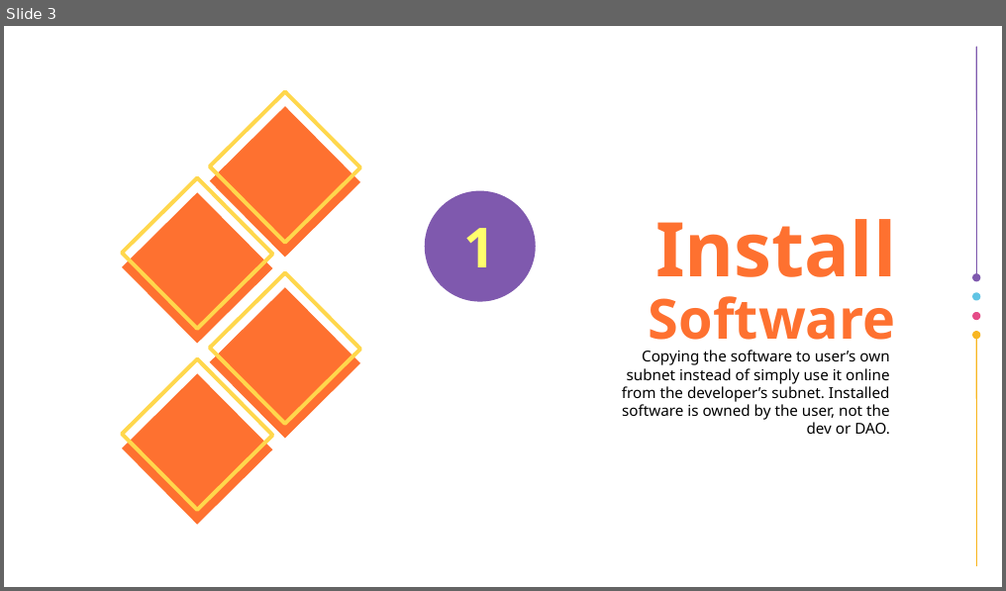
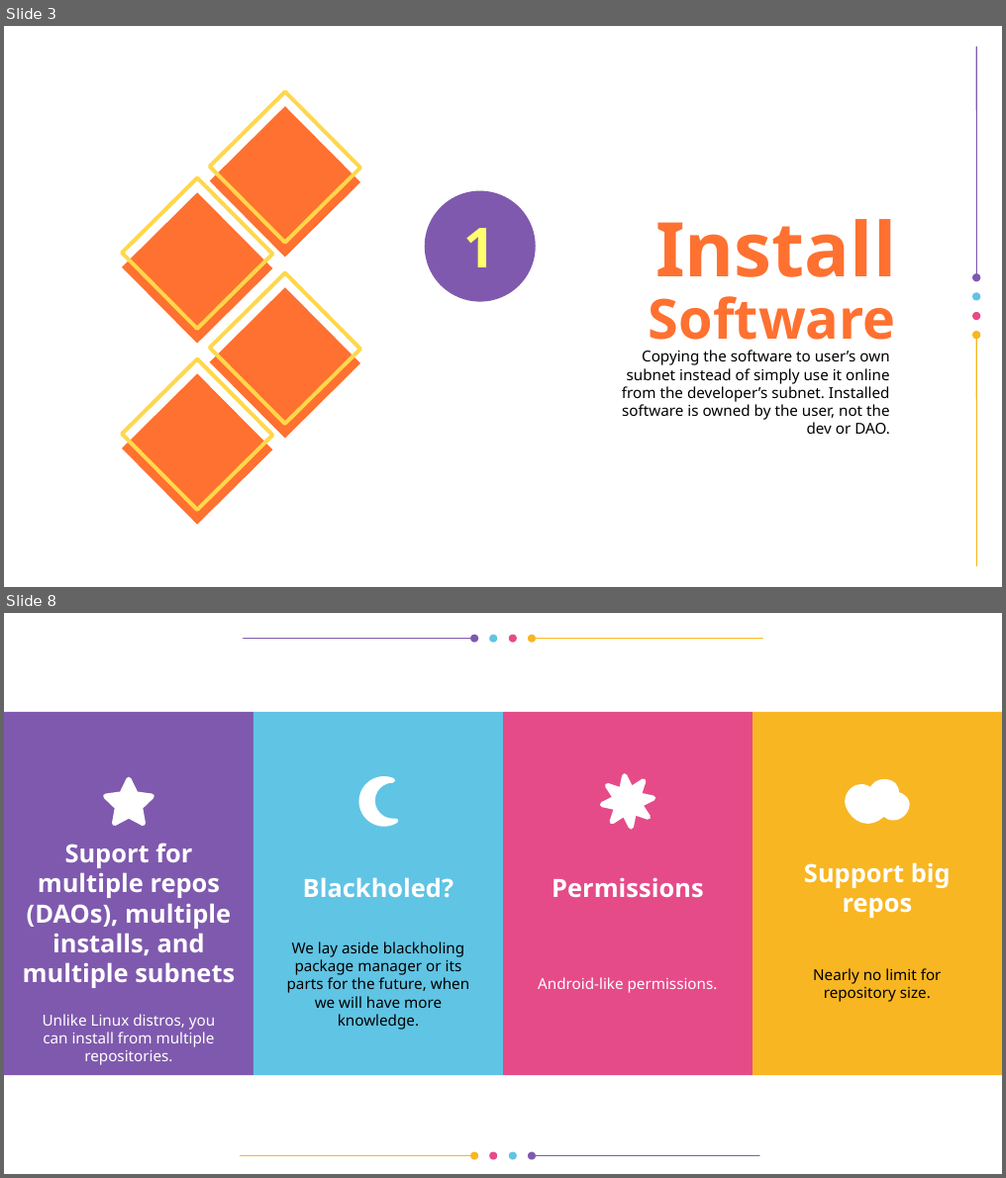
Before and after one commit to vporton/icp-package-manager, a slide deck: docs/presentation.odp. Shown one above the other, each under a label of ours: slide 3 before the commit, slides 3 and 8 after it; the slides between them are not shown. The pictures are 1006x591 and 1006x1178 pixels, drawn with LibreOffice and Linux fonts; fonts in the diff are those of the drawing; background and template pictures are left out. Boxes give left, top, right and bottom in pixels: in the first picture for what was removed or moved away, otherwise in the second. Text is boxed around its words. In the diff, an @@ line names an element or a change of style, - is before the commit and + after.

```diff
--- a/docs/presentation.odp
+++ b/docs/presentation.odp
@@ slide 8 added at (x1=4, y1=613, x2=1002, y2=1174), background #FFFFFF @@
@@ group added at (x1=243, y1=635, x2=763, y2=643): 6 freeform shapes @@
@@ freeform shape added at (x1=4, y1=712, x2=253, y2=1075), fill #7F59AE @@
@@ freeform shape added at (x1=253, y1=712, x2=504, y2=1075), fill #60C4E4 @@
@@ freeform shape added at (x1=503, y1=712, x2=752, y2=1075), fill #E54B89 @@
@@ freeform shape added at (x1=752, y1=712, x2=1002, y2=1075), fill #F8B622 @@
@@ freeform shape added at (x1=105, y1=779, x2=152, y2=823), fill #FFFFFF @@
@@ freeform shape added at (x1=105, y1=779, x2=152, y2=823), outline #FFFFFF 4.14 pt @@
@@ freeform shape added at (x1=360, y1=778, x2=396, y2=824), fill #FFFFFF @@
@@ freeform shape added at (x1=361, y1=778, x2=397, y2=824), outline #FFFFFF 3.66 pt @@
@@ freeform shape added at (x1=603, y1=776, x2=653, y2=827), fill #FFFFFF @@
@@ freeform shape added at (x1=603, y1=776, x2=653, y2=827), outline #FFFFFF 4.14 pt @@
@@ freeform shape added at (x1=848, y1=781, x2=908, y2=820), fill #FFFFFF @@
@@ freeform shape added at (x1=848, y1=781, x2=908, y2=820), outline #FFFFFF 4.14 pt @@
@@ title added at (x1=23, y1=843, x2=235, y2=988), 20 pt, text #FFFFFF, bold @@
+Suport for multiple repos (DAOs), multiple installs, and multiple subnets
@@ title added at (x1=303, y1=877, x2=453, y2=898), 20 pt, text #FFFFFF, bold @@
+Blackholed?
@@ title added at (x1=551, y1=877, x2=703, y2=898), 20 pt, text #FFFFFF, bold @@
+Permissions
@@ title added at (x1=804, y1=862, x2=950, y2=918), 20 pt, text #FFFFFF, bold @@
+Support big repos
@@ title added at (x1=287, y1=942, x2=469, y2=1030), 12 pt, text #000000 @@
+We lay aside blackholing package manager or its parts for the future, when we will have more knowledge.
@@ title added at (x1=813, y1=968, x2=942, y2=1002), 12 pt, text #000000 @@
+Nearly no limit for repository size.
@@ title added at (x1=538, y1=977, x2=718, y2=993), 12 pt, text #FFFFFF @@
+Android-like permissions.
@@ title added at (x1=43, y1=1014, x2=215, y2=1065), 12 pt, text #FFFFFF @@
+Unlike Linux distros, you can install from multiple repositories.
@@ group added at (x1=241, y1=1153, x2=759, y2=1160): 6 freeform shapes @@
```
Also in this commit, not shown: 2 slides changed, 6 other slides added, 10 slides removed, 1 other file.
